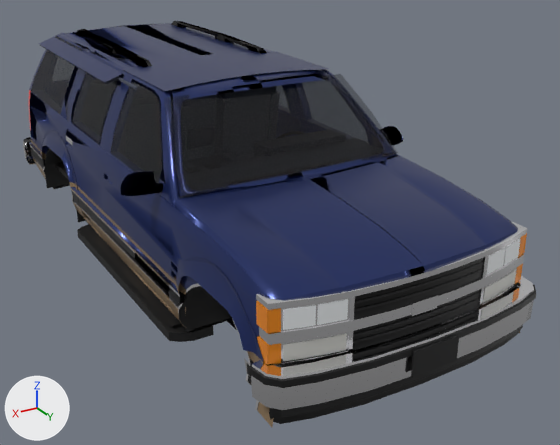
The glTF model assets/cars/tahoe_1996/tahoe_body.glb, before and after one commit.
One viewpoint serves both versions: a 50 mm lens placed at (2.6, 5.04, 3.0), pointed at (-0.3, 0.2, 0.58). Lighting does not change. The marker at lower left points along +X, +Y and +Z. The picture after the commit comes second. Where no turn or scale is listed for an object, it has been applied to the vertices. Vertices at exactly the same position are counted once.

The first picture shows 'Body' and 1 more.
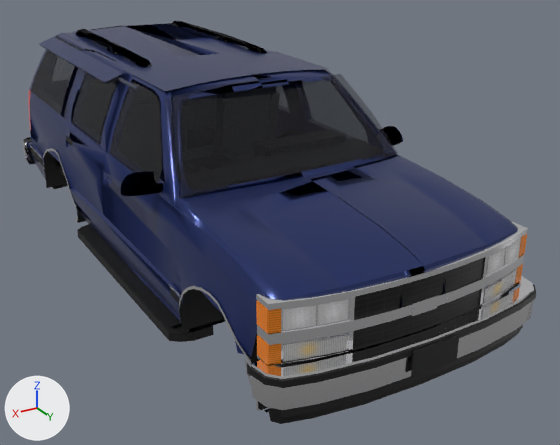
The change, as a diff of the scene's bpy script:
```diff
--- a/assets/cars/tahoe_1996/tahoe_body.glb.py
+++ b/assets/cars/tahoe_1996/tahoe_body.glb.py
@@ me_body @@
 # used by ob_body; location = (0.0, 0.0, 0.0)
-me_body.from_pydata(...)  # 3338 vertices, 5801 faces; spans x -1.12..1.12, y -2.82..2.37, z 0.31..1.85
+me_body.from_pydata(...)  # 2843 vertices, 4969 faces; spans x -1.12..1.12, y -2.82..2.37, z 0.31..1.85
+# me_body part 1: the loose piece of 6 vertices spanning x 0.9..0.95, y 1.96..2.16, z 0.39..0.58 is deleted
+# me_body part 2: 112 vertices moved from x -0.96..0.96, y -2.42..2.21, z 0.4..1.36 to x -0.98..0.98, y -2.45..2.21, z 0.4..1.36; 1010 vertices removed from x -0.97..0.97, y -2.57..2.23, z 0.39..1.26; 527 vertices added at x -0.97..0.97, y -2.53..2.25, z 0.4..1.19
+# me_body part 3: 52 faces spanning x -0.95..0.95, y -2.57..1.06, z 0.38..0.74 switch from mat_lower (beige #9f8666) to mat_paint (dark blue #27356b)
+# me_body part 4: 4 faces spanning x -0.96..0.96, y -1.12..-0.33, z 0.62..0.68 switch from mat_stripe (black #1b1b1e) to mat_paint (dark blue #27356b)
+# other edits to the shape of me_body do not show in these pictures
 me_body.materials.append(mat_chrome)
```

Boxes (x1, y1, x2, y2) around the edits, measured in the pictures (560 x 445 px; the box of a moved part takes in the faces that stretch with it):
'Body', reshaped
    before: (23, 21, 536, 427)
    after: (23, 21, 536, 424)
part 1 of me_body, deleted
    before: (249, 382, 274, 427)
part 2 of me_body, moved or reshaped
    before: (29, 92, 521, 411)
    after: (27, 92, 504, 411)
part 3 of me_body, recoloured
    both: (35, 163, 179, 320)
part 4 of me_body, recoloured
    both: (74, 198, 103, 227)
